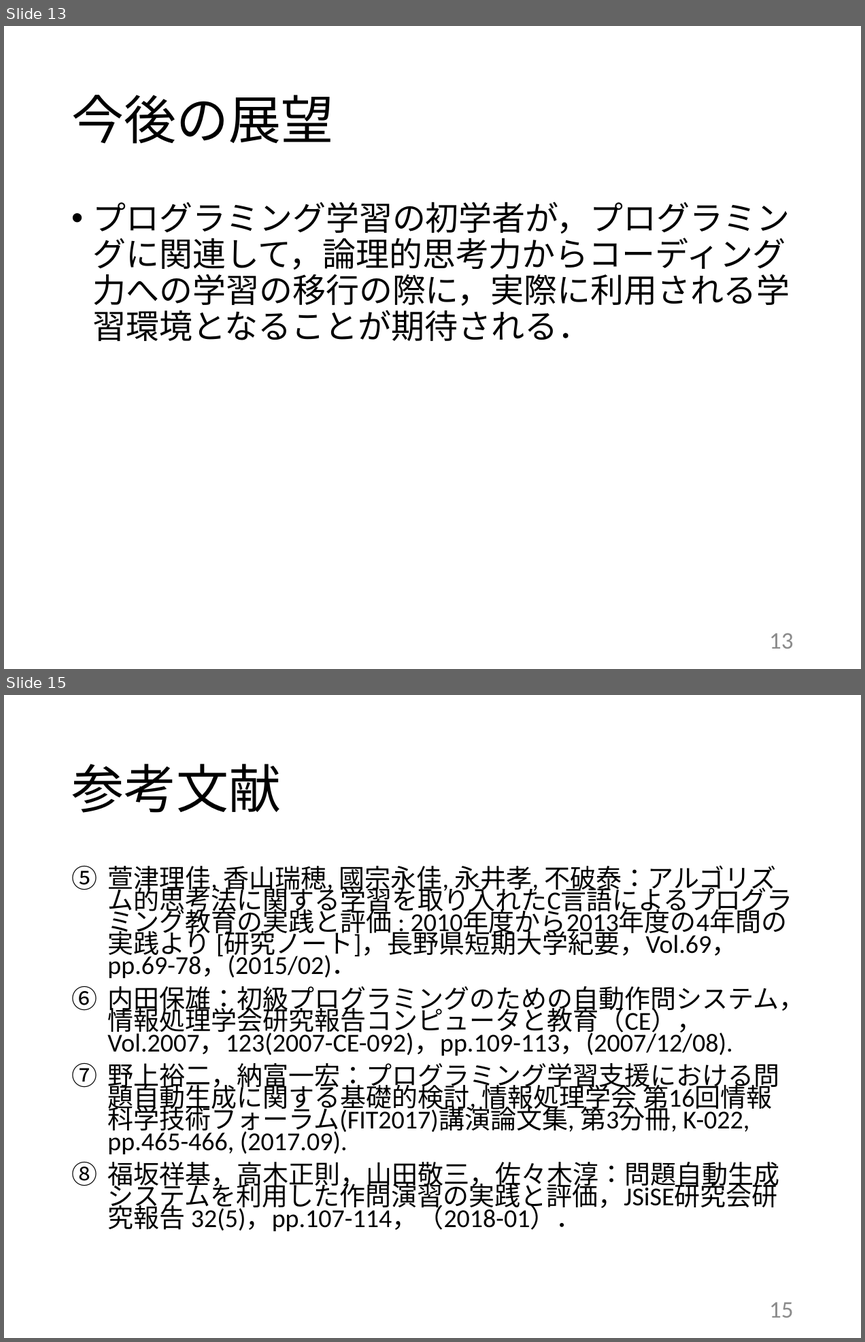
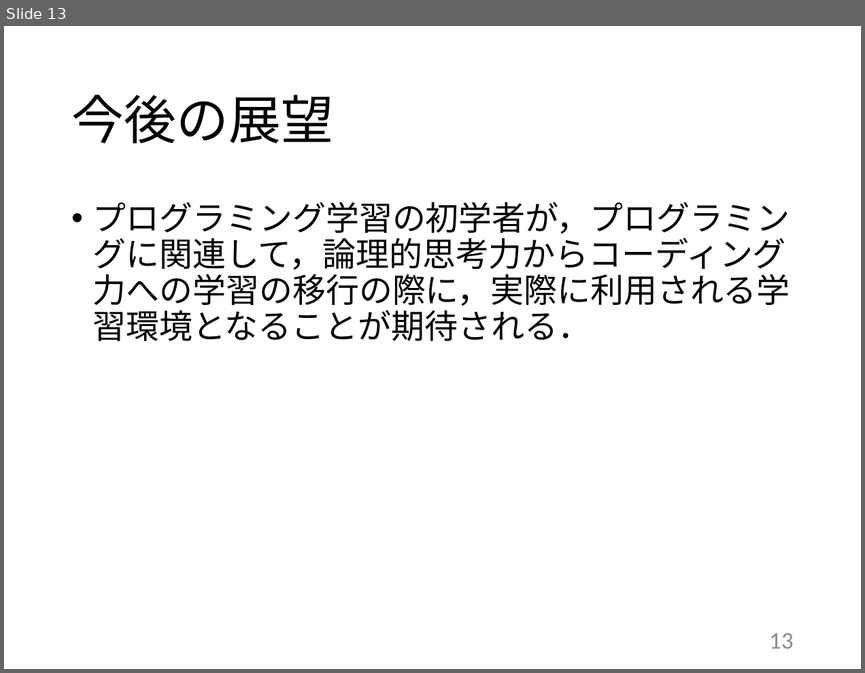
Before and after one commit to kait-takanolab/1821121-shimaoka-thesis, a slide deck: 1821121_shimaoka_thesis.pptx. Shown one above the other, each under a label of ours: slides 13 and 15 before the commit, slide 13 after it; the slides between them are not shown. The pictures are 865x1342 and 865x673 pixels, drawn with LibreOffice and Linux fonts; fonts in the diff are those of the drawing. Boxes give left, top, right and bottom in pixels: in the first picture for what was removed or moved away, otherwise in the second. Text is boxed around its words. In the diff, an @@ line names an element or a change of style, - is before the commit and + after.

```diff
--- a/1821121_shimaoka_thesis.pptx
+++ b/1821121_shimaoka_thesis.pptx
@@ slide 15 removed at (4, 695, 861, 1338), background #FFFFFF @@
@@ title removed at (71, 764, 281, 813) @@
-参考文献
@@ text removed at (107, 865, 804, 1231) @@
-5. 萱津理佳, 香山瑞穂, 國宗永佳, 永井孝, 不破泰：アルゴリズム的思考法に関する学習を取り入れたC言語によるプログラミング教育の実践と評価 : 2010年度から2013年度の4年間の実践より [研究ノート]，長野県短期大学紀要，Vol.69，pp.69-78，(2015/02)．
-6. 内田保雄：初級プログラミングのための自動作問システム，情報処理学会研究報告コンピュータと教育（CE），Vol.2007，123(2007-CE-092)，pp.109-113，(2007/12/08).
-7. 野上裕二，納富一宏：プログラミング学習支援における問題自動生成に関する基礎的検討, 情報処理学会 第16回情報科学技術フォーラム(FIT2017)講演論文集, 第3分冊, K-022, pp.465-466, (2017.09).
-8. 福坂祥基，高木正則，山田敬三，佐々木淳：問題自動生成システムを利用した作問演習の実践と評価，JSiSE研究会研究報告 32(5)，pp.107-114，（2018-01）．
@@ page number removed at (769, 1302, 793, 1317) @@
-15
```
Also in this commit, not shown: 11 slides changed, 2 slides added, 2 other slides removed.
